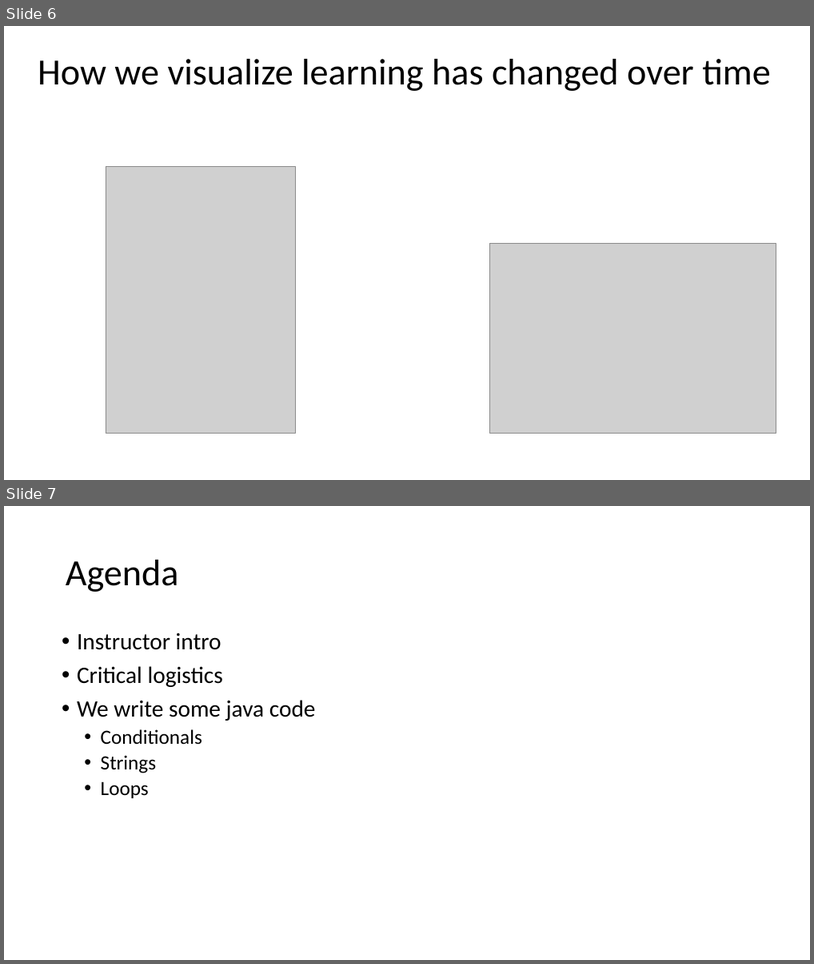
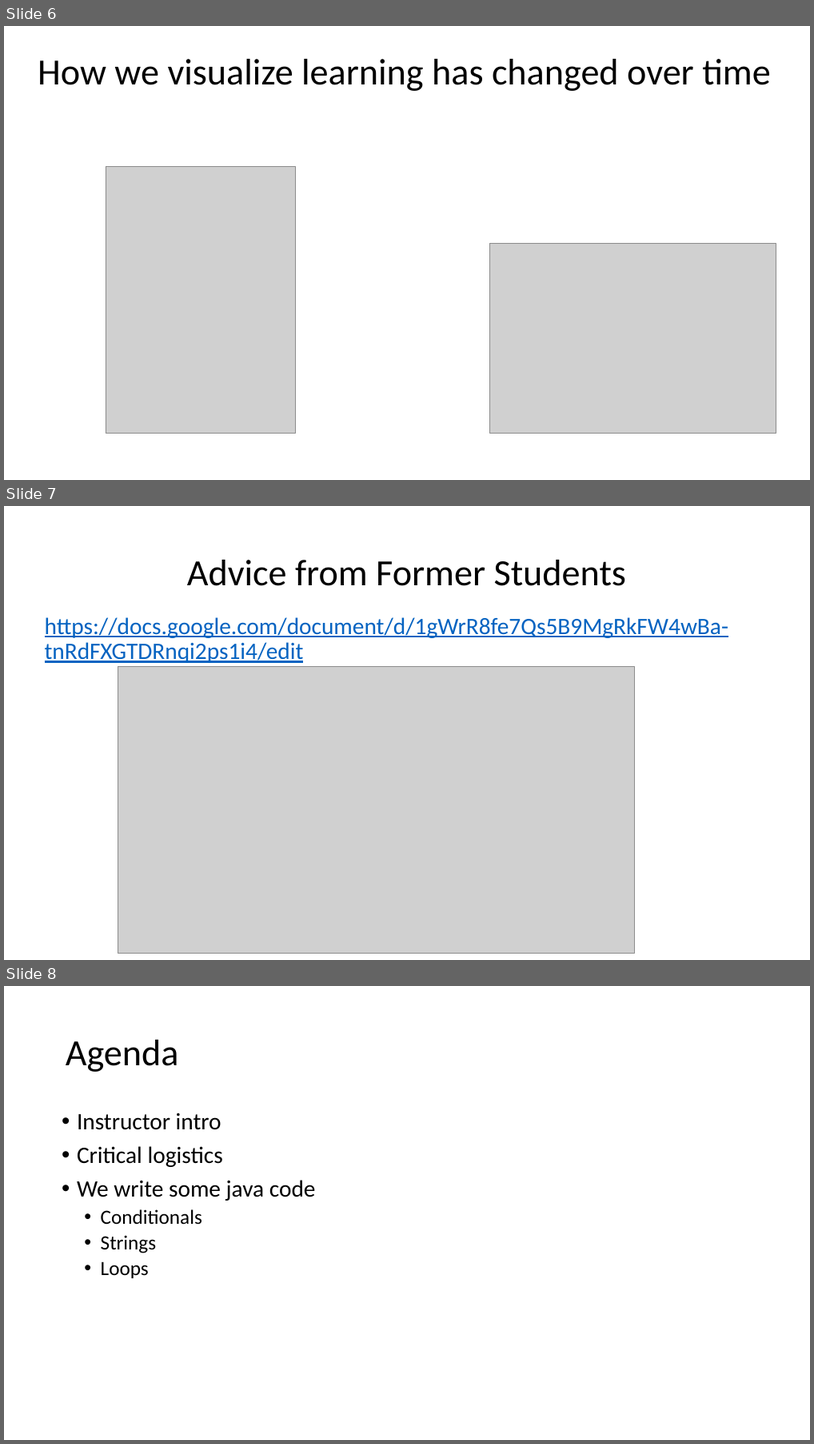
Before and after one commit to RHIT-CSSE/csse220, a slide deck: ClassMaterials/JavaIntro/Slides/Part1-InstructorIntro.pptx. Shown one above the other, each under a label of ours: slides 6 and 7 before the commit, slides 6, 7 and 8 after it. The pictures are 814x964 and 814x1444 pixels, drawn with LibreOffice and Linux fonts; fonts in the diff are those of the drawing; grey boxes stand for pictures. Boxes give left, top, right and bottom in pixels: in the first picture for what was removed or moved away, otherwise in the second. Text is boxed around its words. In the diff, an @@ line names an element or a change of style, - is before the commit and + after.

```diff
--- a/ClassMaterials/JavaIntro/Slides/Part1-InstructorIntro.pptx
+++ b/ClassMaterials/JavaIntro/Slides/Part1-InstructorIntro.pptx
@@ slide 7 added at <box>4,506,810,960</box>, background #FFFFFF @@
@@ title added at <box>187,560,626,586</box>, 44 pt, text #000000 @@
+Advice from Former Students
@@ text added at <box>45,617,729,663</box>, 28 pt, text #0563C1, underline @@
+https://docs.google.com/document/d/1gWrR8fe7Qs5B9MgRkFW4wBa-tnRdFXGTDRnqi2ps1i4/edit
@@ picture added at <box>118,666,634,953</box> @@
@@ what was slide 7 is now slide 8 @@
```
Also in this commit, not shown: 1 slide changed, 1 other slide added, 16 other files.
